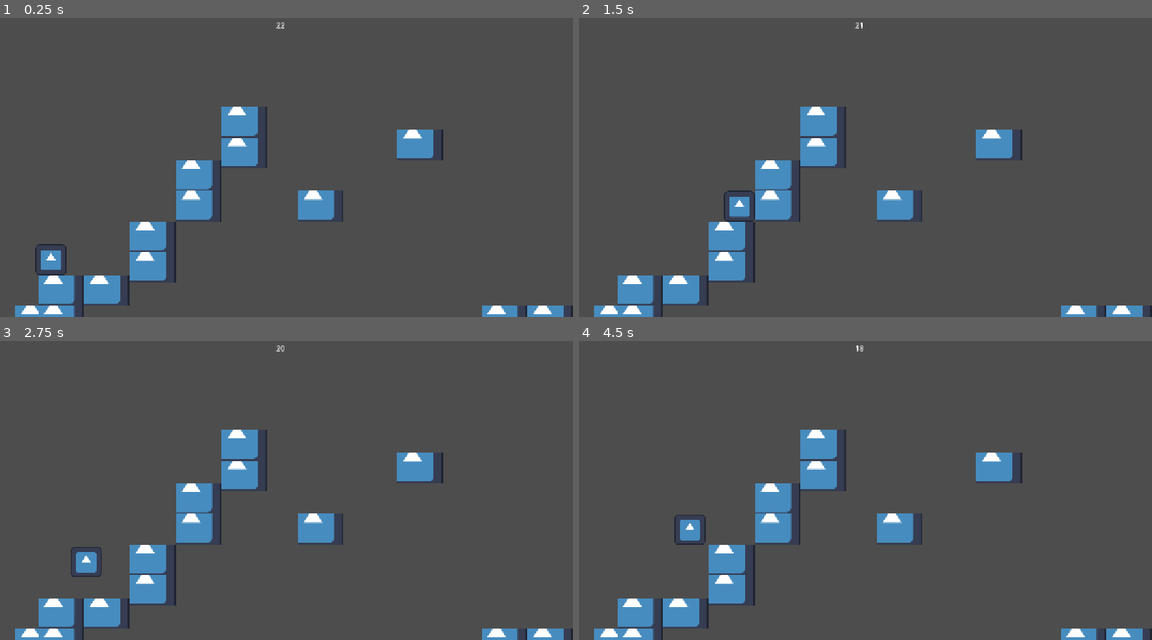
Above: before the commit, frames 1-4 (two rows, left to right).
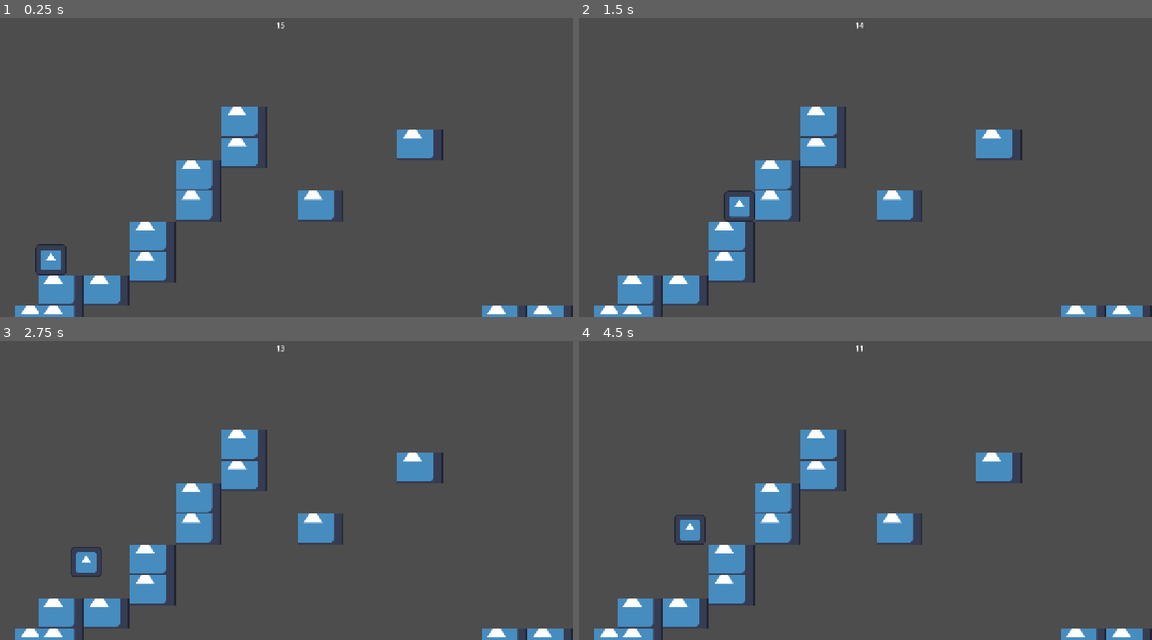
Above: after the commit, the same moments.

Repository: Gamnraa/GMTK2026
Game: Godot game, scene res://MainScene.tscn
The game is run twice, just before and just after one commit, with the same random seed, the same clock (stepped at 60 frames per second) and the same inputs. The engine's default icon, where the game draws it, is replaced by a stand-in: a white triangle on a blue panel in a dark square.
Inputs:
- Up to frame 1 (0.25 s): no input
- Up to frame 2 (1.5 s): tap Enter (ui_accept) at 0.5, 0.6 s; hold D (right) from 0.53 s (still down); tap Space (jump) at 0.77 s; tap S (ground_pound) at 1.35 s
- Up to frame 3 (2.75 s): tap Space (jump) at 1.52 s; tap Enter (ui_accept) at 1.55, 2.1 s; release D (right) at 2.03 s; hold A (left) from 2.03 s (still down)
- Up to frame 4 (4.5 s): release A (left) at 2.78 s; hold D (right) 2.78-4.28 s; tap Enter (ui_accept) at 2.85, 3.8, 4.35 s; tap Space (jump) at 3.02, 3.77 s; hold S (ground_pound) 3.53-4.28 s; hold A (left) from 4.28 s (still down)

The runs differ from the first frame. In frame 1, less than 0.1% of the frame differs, in the area x 48-50%, y 1-4%; in frame 2, less than 0.1%; in frame 3, less than 0.1%; in frame 4, less than 0.1%.

Commit message:
Gameover Screen and restarting

Diff:
--- a/gmtk-2026/MainScene.tscn
+++ b/gmtk-2026/MainScene.tscn
@@ -4,6 +4,7 @@
 [ext_resource type="PackedScene" uid="uid://f4vc26qgllr4" path="res://Nodes/Countdown.tscn" id="1_x4av3"]
 [ext_resource type="PackedScene" uid="uid://bnr5riupmg2w3" path="res://Nodes/Player.tscn" id="3_rpqi1"]
 [ext_resource type="TileSet" uid="uid://djcmff7ajx6dq" path="res://DebugSet.tres" id="3_uxrcv"]
+[ext_resource type="PackedScene" uid="uid://d27y8d3cwvi3r" path="res://Nodes/EndScreen.tscn" id="5_rf2cd"]
 
 [sub_resource type="RectangleShape2D" id="RectangleShape2D_8fegl"]
 size = Vector2(2350, 642)
@@ -45,5 +46,8 @@
 offset_right = -23.0
 offset_bottom = -303.0
 
+[node name="EndScreen" parent="." unique_id=1329737354 instance=ExtResource("5_rf2cd")]
+visible = false
+
 [connection signal="body_entered" from="Camera2D/Lose" to="." method="_on_lose_body_entered"]
 [connection signal="body_entered" from="Camera2D/Win" to="." method="_on_win_body_entered"]
--- /dev/null
+++ b/gmtk-2026/Nodes/EndScreen.tscn
@@ -0,0 +1,40 @@
+[gd_scene format=3 uid="uid://d27y8d3cwvi3r"]
+
+[sub_resource type="LabelSettings" id="LabelSettings_0lhij"]
+font_size = 96
+
+[sub_resource type="LabelSettings" id="LabelSettings_ydt5b"]
+font_size = 64
+
+[node name="EndScreen" type="Node2D" unique_id=1329737354]
+
+[node name="ColorRect" type="ColorRect" parent="." unique_id=711233815]
+offset_right = 1206.0
+offset_bottom = 652.0
+color = Color(0, 0, 0, 1)
+
+[node name="Message" type="Label" parent="." unique_id=723219825]
+offset_left = 2.0
+offset_top = 39.0
+offset_right = 1202.0
+offset_bottom = 171.0
+text = "You win!"
+label_settings = SubResource("LabelSettings_0lhij")
+horizontal_alignment = 1
+
+[node name="Score" type="Label" parent="." unique_id=2010582824]
+offset_top = 321.0
+offset_right = 1200.0
+offset_bottom = 388.0
+text = "Final Score: 0"
+label_settings = SubResource("LabelSettings_ydt5b")
+horizontal_alignment = 1
+
+[node name="Prompt" type="Label" parent="." unique_id=1810359678]
+offset_left = 2.0
+offset_top = 549.0
+offset_right = 1200.0
+offset_bottom = 637.0
+text = "Press Enter to play again"
+label_settings = SubResource("LabelSettings_ydt5b")
+horizontal_alignment = 1
--- a/gmtk-2026/Scripts/Countdown.gd
+++ b/gmtk-2026/Scripts/Countdown.gd
@@ -62,4 +62,6 @@
 
 
 func _on_timer_timeout() -> void:
-	Global.TimeLeft -= 1
+
+	if Global.is_ingame:
+		Global.TimeLeft = max(0, Global.TimeLeft - 1)
--- a/gmtk-2026/Scripts/Global.gd
+++ b/gmtk-2026/Scripts/Global.gd
@@ -2,39 +2,68 @@
 
 var ThePlayer = null
 var TheScene = null
-var TimeLeft = 22
-var PauseTime = true
+var TimeLeft = 15
+var PauseTime = false
 
 var score = 0
 var level = 0
+var deaths = 0
 var is_ingame = false
+var is_gameover = false
 
 
-var levels = ["tme_01.tscn", "tme_02.tscn"]
+var levels = ["01.tscn", "02.tscn"]
 
 func _ready():
-    var root = get_tree().get_root()
-    TheScene = root.get_child(root.get_child_count() - 1)
-    ThePlayer = TheScene.get_node("Player")
+	var root = get_tree().get_root()
+	TheScene = root.get_child(root.get_child_count() - 1)
+	ThePlayer = TheScene.get_node("Player")
 
 
 
-    await get_tree().create_timer(.1).timeout
-    is_ingame = true
+	await get_tree().create_timer(.1).timeout
+	is_ingame = true
 
-    #TheScene.appear()
-    var next_level = load("res://Nodes/Levels/debug_level.tscn")
+	#TheScene.appear()
+	var next_level = load("res://Nodes/Levels/debug_level.tscn")
 
-    if TheScene.get_node("Level").get_child(0): TheScene.get_node("Level").get_child(0).free()
-    TheScene.get_node("Level").add_child(next_level.instantiate())
-
+	if TheScene.get_node("Level").get_child(0): TheScene.get_node("Level").get_child(0).free()
+	TheScene.get_node("Level").add_child(next_level.instantiate())
 
 func level_transition():
-    level += 1
-    TheScene.get_node("Level").get_child(0).free()
-    var next_level = load("res://Nodes/Levels/debug_level2.tscn")
-    TheScene.get_node("Level").add_child(next_level.instantiate())
+	#score is updated in MainScene since we've already increased the time by the time this gets called
+	level += 1
+	TheScene.get_node("Level").get_child(0).free()
+	var next_level = load("res://Nodes/Levels/debug_level2.tscn")
+	TheScene.get_node("Level").add_child(next_level.instantiate())
 
 func reset_player():
-    ThePlayer.position = ThePlayer.start_pos
-    ThePlayer.velocity = Vector2()
+	ThePlayer.position = ThePlayer.start_pos
+	ThePlayer.velocity = Vector2()
+	deaths += 1
+
+func end_game(won):
+	score = floor(max(0, score / (deaths + 1)))
+	if won: TheScene.get_node("EndScreen").get_node("Message").text = "You win!"
+	else: TheScene.get_node("EndScreen").get_node("Message").text = "You lose!"
+
+	TheScene.get_node("EndScreen").get_node("Score").text = "Final Score: " + str(score)
+	TheScene.get_node("EndScreen").visible = true
+
+	is_gameover = true
+
+func restart_game():
+	var next_level = load("res://Nodes/Levels/debug_level.tscn")
+
+	if TheScene.get_node("Level").get_child(0): TheScene.get_node("Level").get_child(0).free()
+	TheScene.get_node("Level").add_child(next_level.instantiate())
+
+	level = 0
+	TimeLeft = 15
+	score = 0
+	deaths = 0
+	is_ingame = true
+	is_gameover = false
+	TheScene.get_node("EndScreen").visible = false
+	ThePlayer.position = ThePlayer.start_pos
+	ThePlayer.velocity = Vector2()
--- a/gmtk-2026/Scripts/MainScene.gd
+++ b/gmtk-2026/Scripts/MainScene.gd
@@ -4,13 +4,27 @@
 	if Global.is_ingame: Global.is_ingame = Global.TimeLeft > 0
 	await get_tree().create_timer(.2).timeout
 
-	if Global.is_ingame: pass
-	else: pass
+	if not Global.is_gameover:
+		if Global.is_ingame: pass
+		else:
+			$Camera2D/Win.set_deferred("monitoring", false)
+			Global.end_game(false)
+
+	else:
+		if Input.is_action_just_pressed("ui_accept"):
+			$Player.process_mode = Node.PROCESS_MODE_DISABLED
+			Global.restart_game()
+			await get_tree().create_timer(.15).timeout
+			$Player.process_mode = Node.PROCESS_MODE_PAUSABLE
+			await get_tree().create_timer(.08).timeout
+			$Camera2D/Win.set_deferred("monitoring", true)
+
 
 
 func _on_win_body_entered(body: Node2D) -> void:
 	if body.name == "Player":
 		if Global.level < Global.levels.size():
+			Global.score += Global.TimeLeft * 10
 			Global.TimeLeft = Global.TimeLeft + 4
 			$Camera2D/Win.set_deferred("monitoring", false)
 			var tween = get_tree().create_tween()
--- a/gmtk-2026/Scripts/Player.gd
+++ b/gmtk-2026/Scripts/Player.gd
@@ -18,6 +18,7 @@
 	start_pos = position
 
 func _physics_process(delta: float):
+	if not Global.is_ingame: return
 	var grounded = is_on_floor()
 	var right = Input.is_action_pressed("right")
 	var left = Input.is_action_pressed("left")
